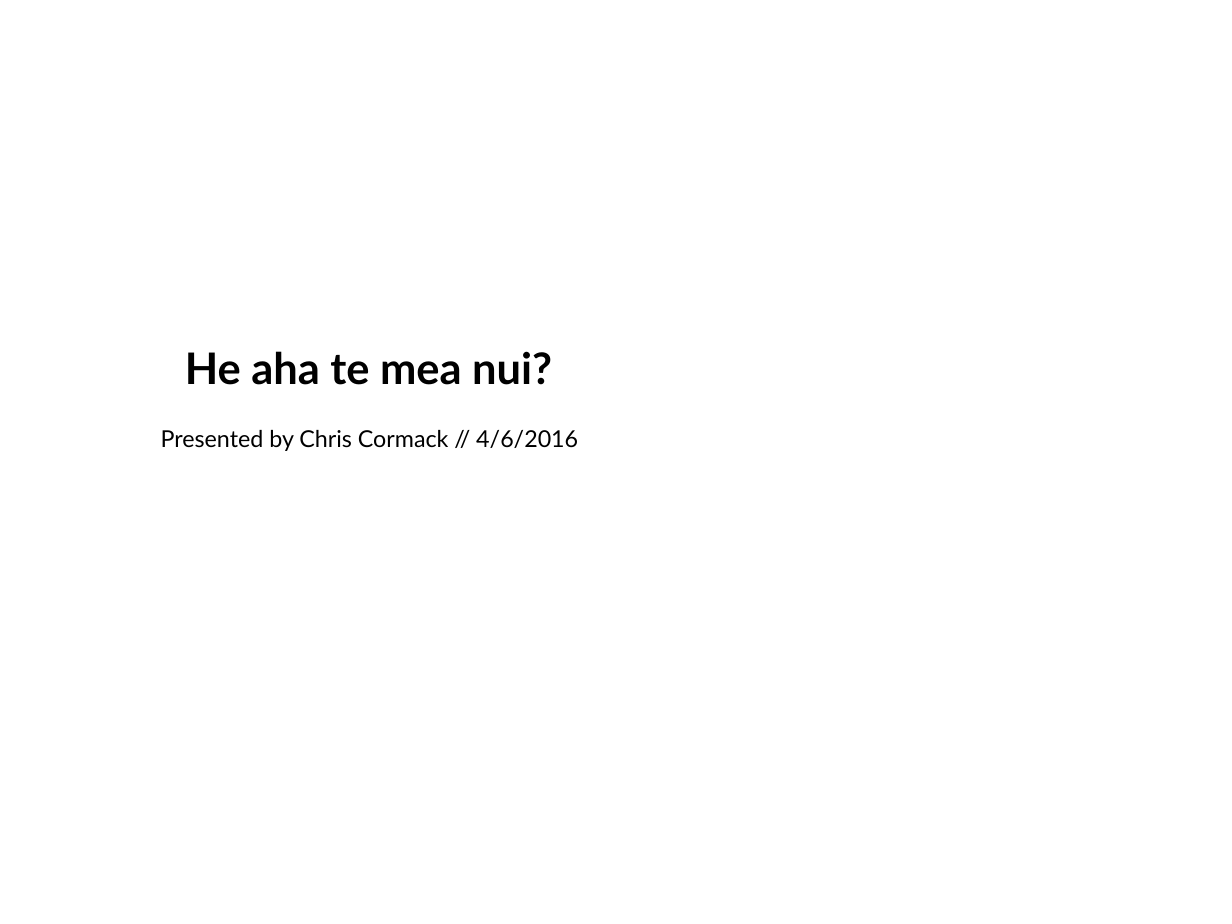
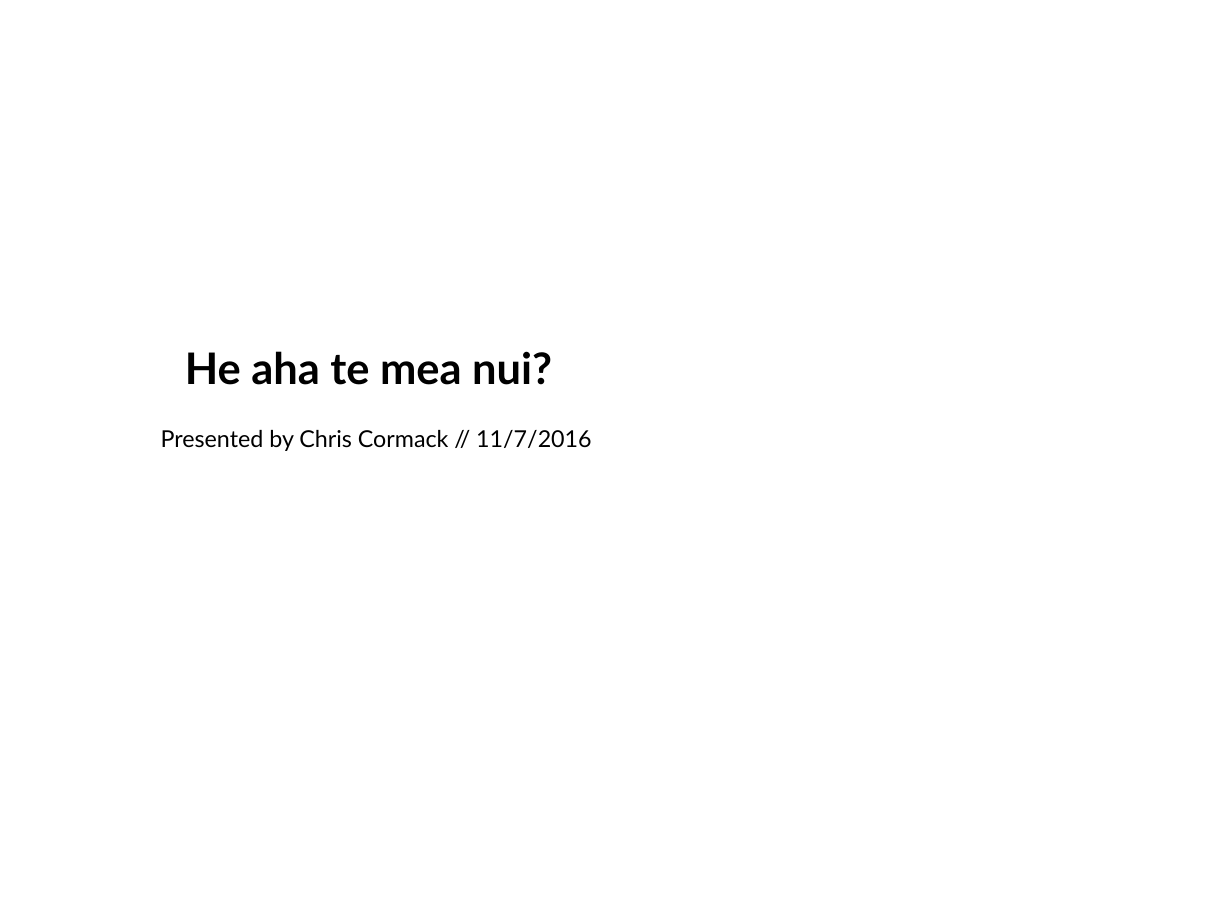
Before and after one commit to ranginui/presentation, a slide deck: slide 1 of iitp_2016/he_aha_te_mea_nui.odp. Drawn at 1232x924 pixels with LibreOffice and Linux fonts; fonts in the diff are those of the drawing; background and template pictures are left out. Boxes give left, top, right and bottom in pixels: in the first picture for what was removed or moved away, otherwise in the second. Text is boxed around its words. In the diff, an @@ line names an element or a change of style, - is before the commit and + after.

```diff
--- a/iitp_2016/he_aha_te_mea_nui.odp
+++ b/iitp_2016/he_aha_te_mea_nui.odp
@@ text at box(161, 430, 592, 451): text changed @@
-Presented by Chris Cormack // 4/6/2016
+Presented by Chris Cormack // 11/7/2016
```
Also in this commit, not shown: 1 other file.
